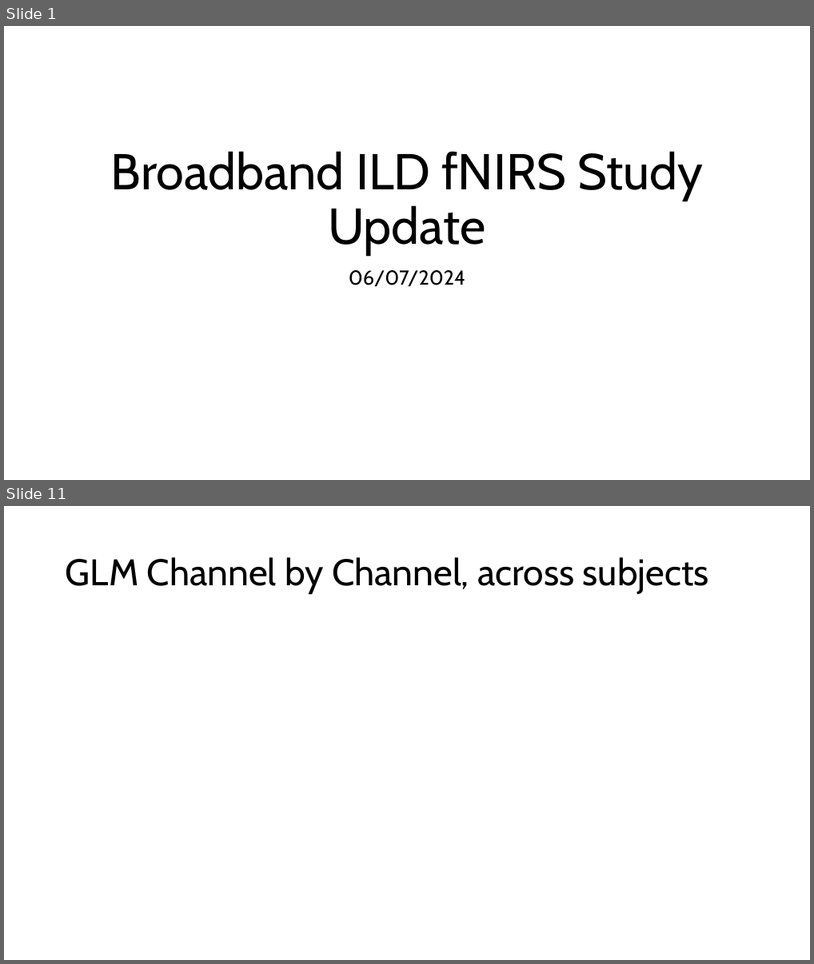
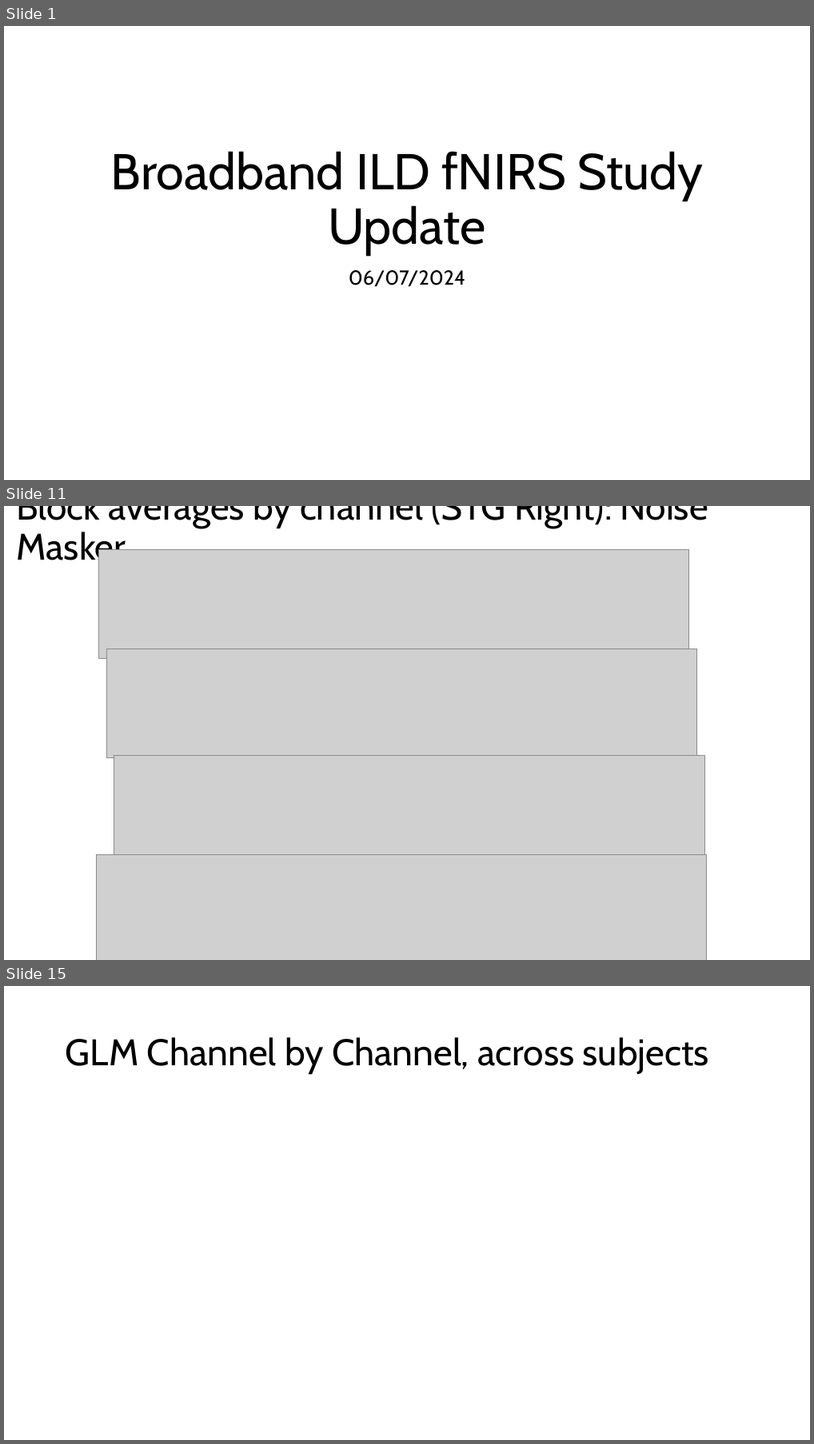
Before and after one commit to brichard28/Broadband-ILD-fNIRS, a slide deck: SRM-NIRS-EEG Update 6-7-2024.pptx. Shown one above the other, each under a label of ours: slides 1 and 11 before the commit, slides 1, 11 and 15 after it; the slides between them are not shown. The pictures are 814x964 and 814x1444 pixels, drawn with LibreOffice and Linux fonts; fonts in the diff are those of the drawing; grey boxes stand for pictures. Boxes give left, top, right and bottom in pixels: in the first picture for what was removed or moved away, otherwise in the second. Text is boxed around its words. In the diff, an @@ line names an element or a change of style, - is before the commit and + after.

Commit message:
plotting by channel

```diff
--- a/SRM-NIRS-EEG Update 6-7-2024.pptx
+++ b/SRM-NIRS-EEG Update 6-7-2024.pptx
@@ slide 11 added at (x1=4, y1=506, x2=810, y2=960), background #FFFFFF @@
@@ title added at (x1=17, y1=506, x2=709, y2=568), 44 pt, text #000000 @@
+Block averages by channel (STG Right): Noise Masker
@@ picture added at (x1=98, y1=549, x2=689, y2=659) @@
@@ picture added at (x1=106, y1=648, x2=697, y2=758) @@
@@ picture added at (x1=114, y1=756, x2=705, y2=864) @@
@@ picture added at (x1=97, y1=855, x2=707, y2=960) @@
@@ what was slide 11 is now slide 15 @@
```
Also in this commit, not shown: 8 slides changed, 5 other slides added, 1 slide removed, 2 other files.
